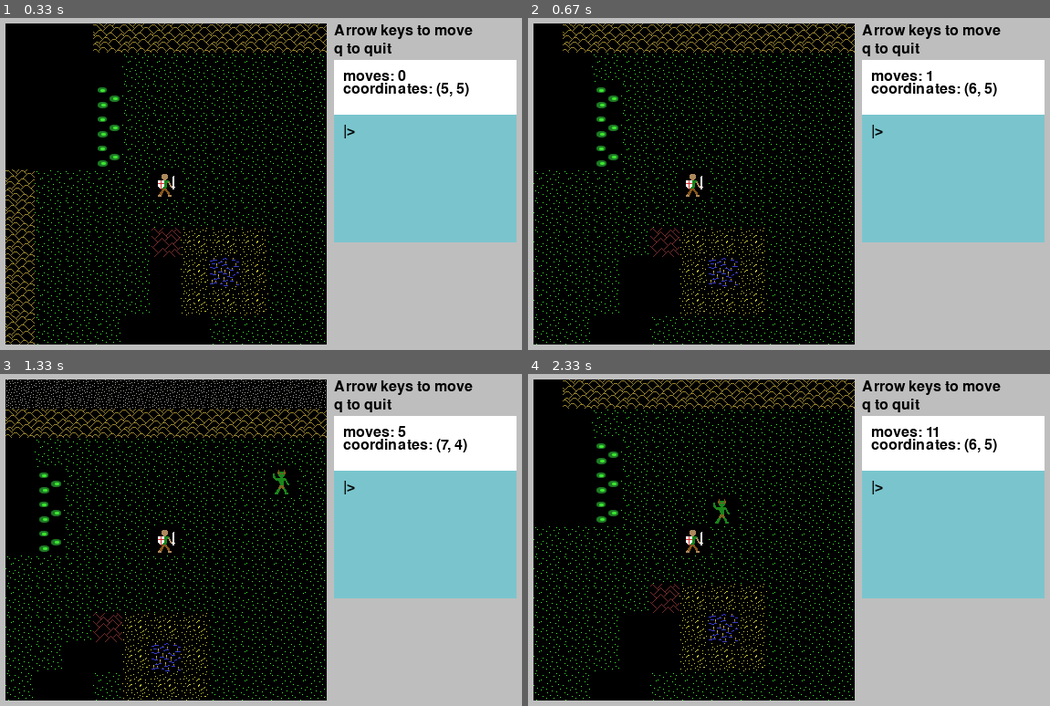
Above: before the commit, frames 1-4 (two rows, left to right).
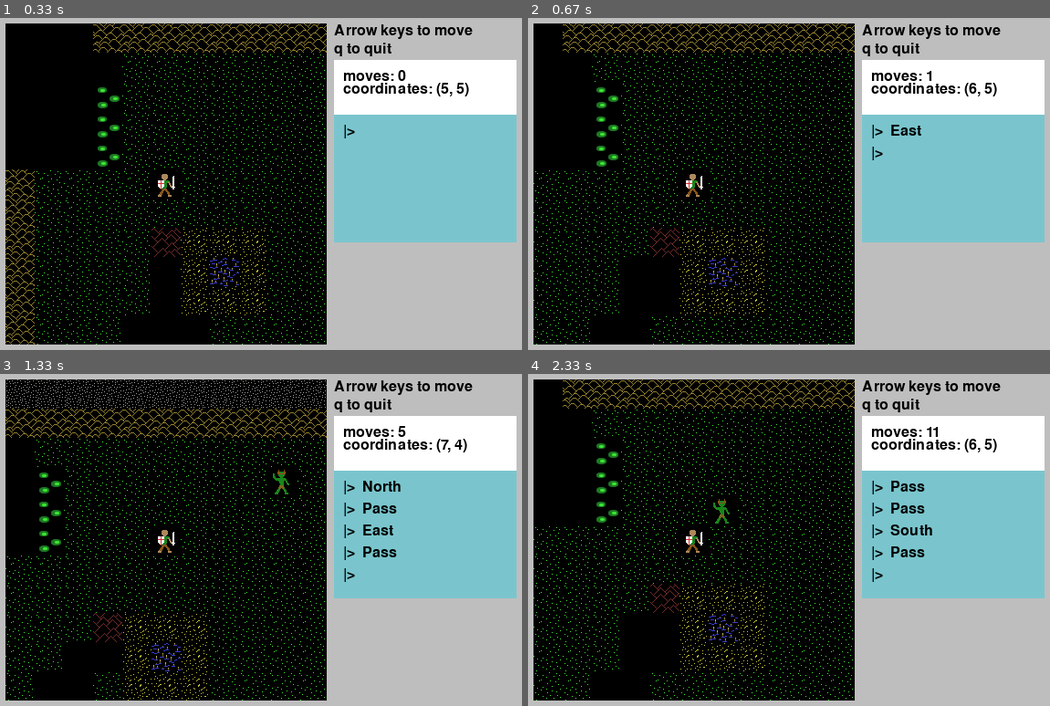
Above: after the commit, the same moments.

Repository: josh-reynolds/Python
Game: pygame game, started from pygame/nulltima/demo.py
Same seed, same stepped clock (60 frames per second), same inputs: the game is played once before the commit and once after it.
Inputs:
- Up to frame 1 (0.33 s): no input
- Up to frame 2 (0.67 s): hold Right from 0.33 s (still down)
- Up to frame 3 (1.33 s): release Right at 0.8 s; hold Up 0.83-1.13 s; tap Space at 0.9, 1.23 s; hold Right from 1.17 s (still down)
- Up to frame 4 (2.33 s): tap Space at 1.53, 1.73, 2.03, 2.3 s; release Right at 1.63 s; hold Left 1.67-2.2 s; hold Down from 2.23 s (still down)

Frame 1 is identical in both runs. In frame 2, 0.1% of the frame differs, in the area x 65-76%, y 32-43%; in frame 3, 0.6%; in frame 4, 0.7%, in the area x 65-78%, y 32-63%.

Commit message:
Actions now printing to console

Diff:
--- a/pygame/nulltima/game.py
+++ b/pygame/nulltima/game.py
@@ -73,6 +73,7 @@
     def __init__(self, pos):
         self.pos = pos
         Game.level.nodes.append(self)
+        Game.level.console = self
         self.fontname = None
         self.fontsize = 24
         self.fontcolor = Color('black')
@@ -131,6 +132,8 @@
         self.file = Level.options['file']
         self.caption = Level.options['caption']
         self.moved = False
+        self.last_move = ''
+        self.console = None
         self.monsters = []
         self.shortcuts = {
                 (K_LEFT, 0): ('self.grid.move(-1,0)', 'West'),
@@ -181,7 +184,9 @@
         k = event.key
         m = event.mod
         if (k, m) in self.shortcuts:
-            exec(self.shortcuts[k, m][0])
+            action = self.shortcuts[k,m]
+            exec(action[0])
+            self.last_move = action[1]
 
     def check_move(self):
         if self.moved:
@@ -189,6 +194,8 @@
             self.spawn()
             for monster in self.monsters:
                 monster.think()
+            if self.console:
+                self.console.add(self.last_move)
             return True
         return False
 
Not shown, changed: pygame/nulltima/notes
